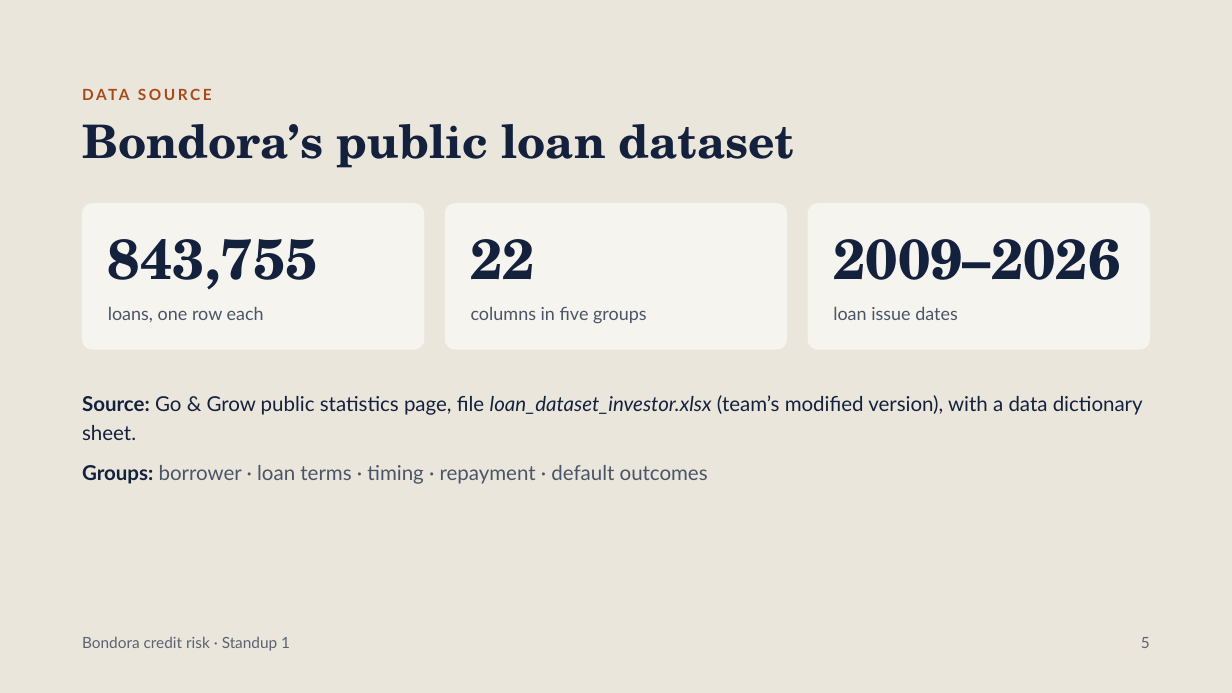
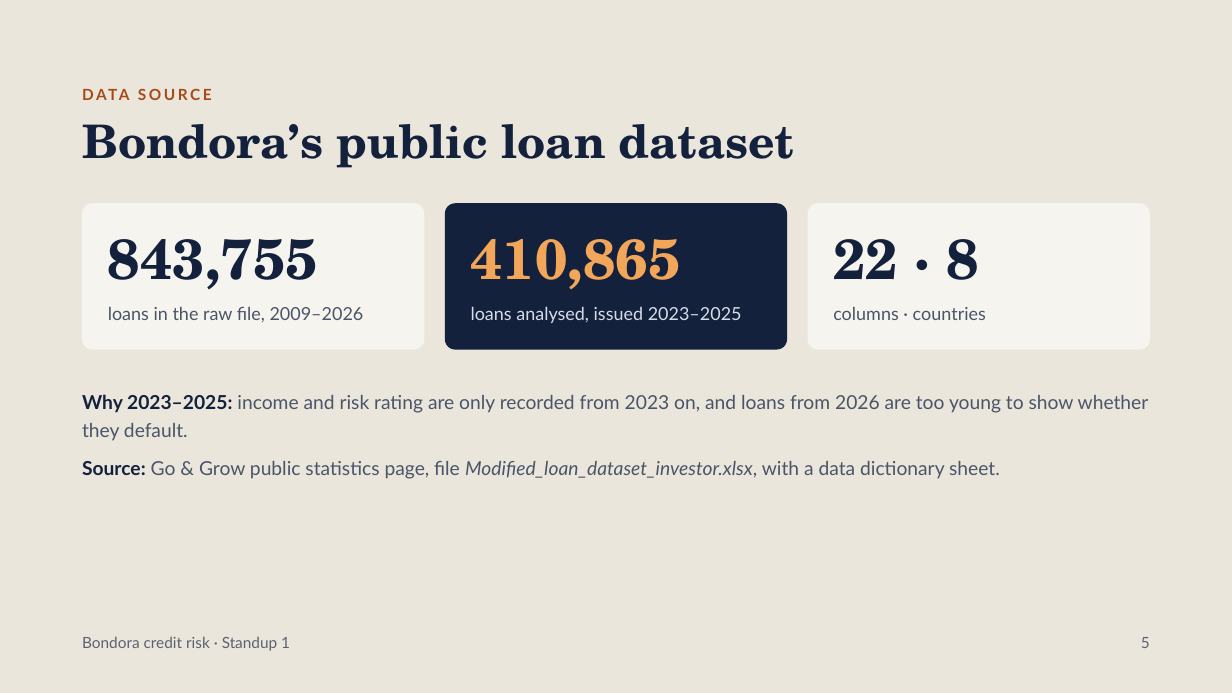
Before and after one commit to chinmang3-ui/Capstone-Bondora-Project, a slide deck: slide 5 of Bondora Credit Risk – Standup 1.pptx. Drawn at 1232x693 pixels with LibreOffice and Linux fonts; fonts in the diff are those of the drawing. Boxes give left, top, right and bottom in pixels: in the first picture for what was removed or moved away, otherwise in the second. Text is boxed around its words. In the diff, an @@ line names an element or a change of style, - is before the commit and + after.

```diff
--- a/Bondora Credit Risk – Standup 1.pptx
+++ b/Bondora Credit Risk – Standup 1.pptx
@@ rounded rectangle at [445,203,787,349]: fill #F6F4EE to #14213D @@
@@ text at [471,239,681,289]: text changed; text colour #14213D to #F2A65A @@
-22
+410,865
@@ text at [833,239,978,280]: text changed @@
-2009–2026
+22 · 8
@@ text at [108,307,364,322]: text changed @@
-loans, one row each
+loans in the raw file, 2009–2026
@@ text at [471,306,742,323]: text changed; text colour #4A5568 to #D5DBE7 @@
-columns in five groups
+loans analysed, issued 2023–2025
@@ text at [833,307,986,320]: text changed @@
-loan issue dates
+columns · countries
@@ text at [82,394,1149,441]: text changed; size 16 to 15 pt; text colour #14213D to #4A5568 @@
-Source: Go & Grow public statistics page, file loan_dataset_investor.xlsx (team’s modified version), with a data dictionary sheet.
+Why 2023–2025: income and risk rating are only recorded from 2023 on, and loans from 2026 are too young to show whether they default.
@@ text at [82,461,1000,479]: text changed; size 16 to 15 pt @@
-Groups: borrower · loan terms · timing · repayment · default outcomes
+Source: Go & Grow public statistics page, file Modified_loan_dataset_investor.xlsx, with a data dictionary sheet.
```
Also in this commit, not shown: 4 other slides changed, 2 slides added, 2 slides removed, 1 other file.
